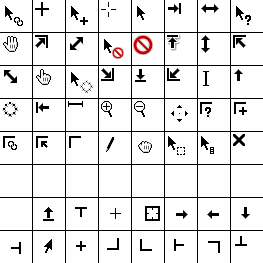
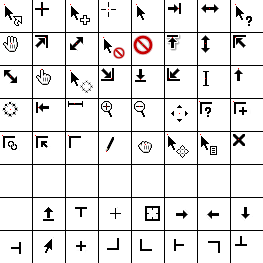
The second 263 x 263 image is a revision of the first. Changes to its layers:
showed "Hotspots", painted on it over [2, 4, 239, 152]
painted on "Frame0" over [13, 15, 252, 158]
